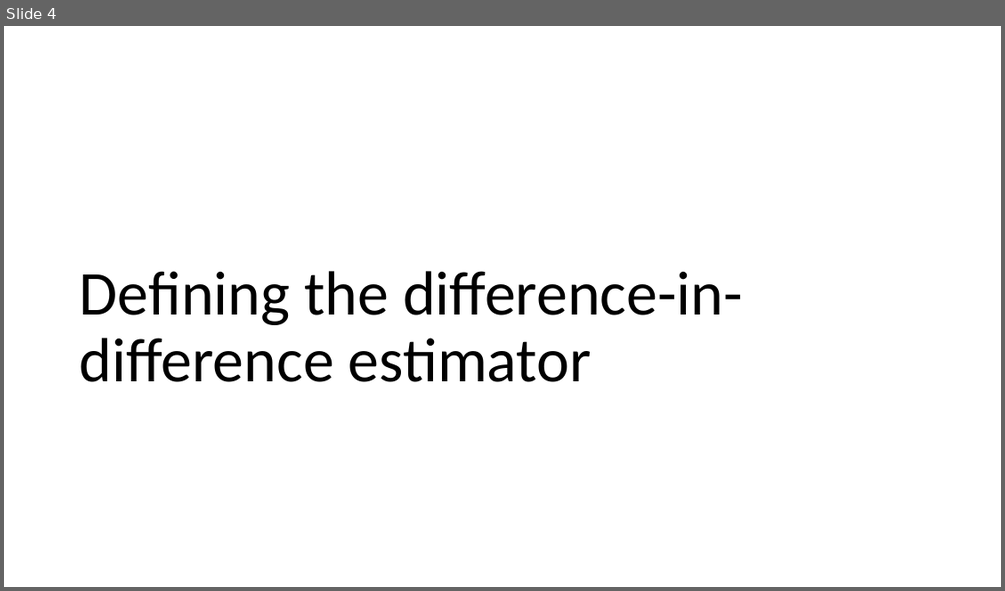
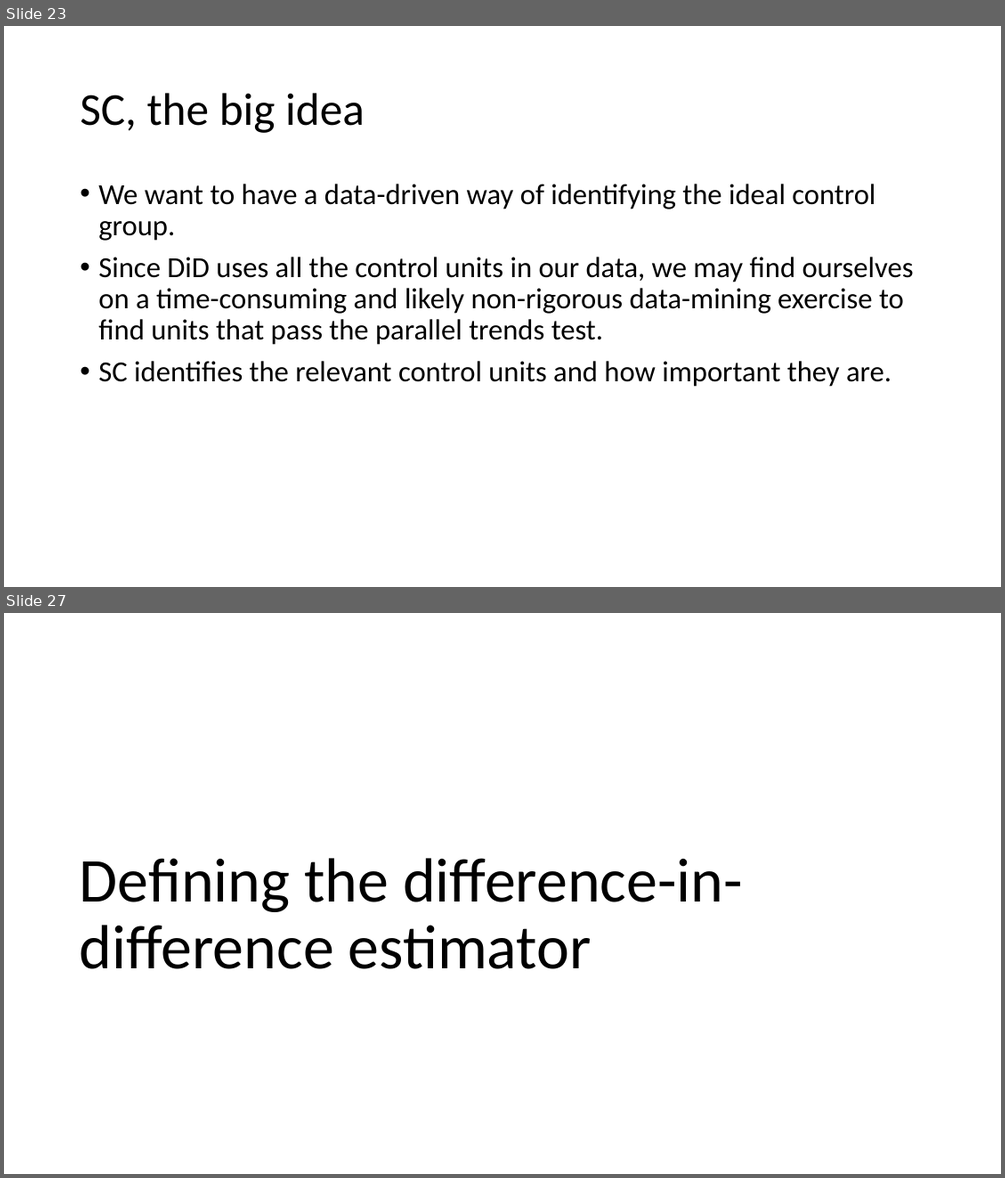
Before and after one commit to shoepaladin/causalinference_crashcourse, a slide deck: Powerpoints/6 DiffnDiff (WIP).pptx. Shown one above the other, each under a label of ours: slide 4 before the commit, slides 23 and 27 after it; the slides between them are not shown. The pictures are 1005x591 and 1005x1178 pixels, drawn with LibreOffice and Linux fonts; fonts in the diff are those of the drawing. Boxes give left, top, right and bottom in pixels: in the first picture for what was removed or moved away, otherwise in the second. Text is boxed around its words. In the diff, an @@ line names an element or a change of style, - is before the commit and + after.

```diff
--- a/Powerpoints/6 DiffnDiff (WIP).pptx
+++ b/Powerpoints/6 DiffnDiff (WIP).pptx
@@ slide 23 added at box(4, 26, 1001, 587), background #FFFFFF @@
@@ title added at box(80, 93, 364, 133), 44 pt, text #000000 @@
+SC, the big idea
@@ text added at box(98, 184, 914, 386), 28 pt, text #000000 @@
+• We want to have a data-driven way of identifying the ideal control group.
+• Since DiD uses all the control units in our data, we may find ourselves on a time-consuming and likely non-rigorous data-mining exercise to find units that pass the parallel trends test.
+• SC identifies the relevant control units and how important they are.
@@ what was slide 4 is now slide 27 @@
```
Also in this commit, not shown: 2 slides changed, 22 other slides added, 3 other files.
